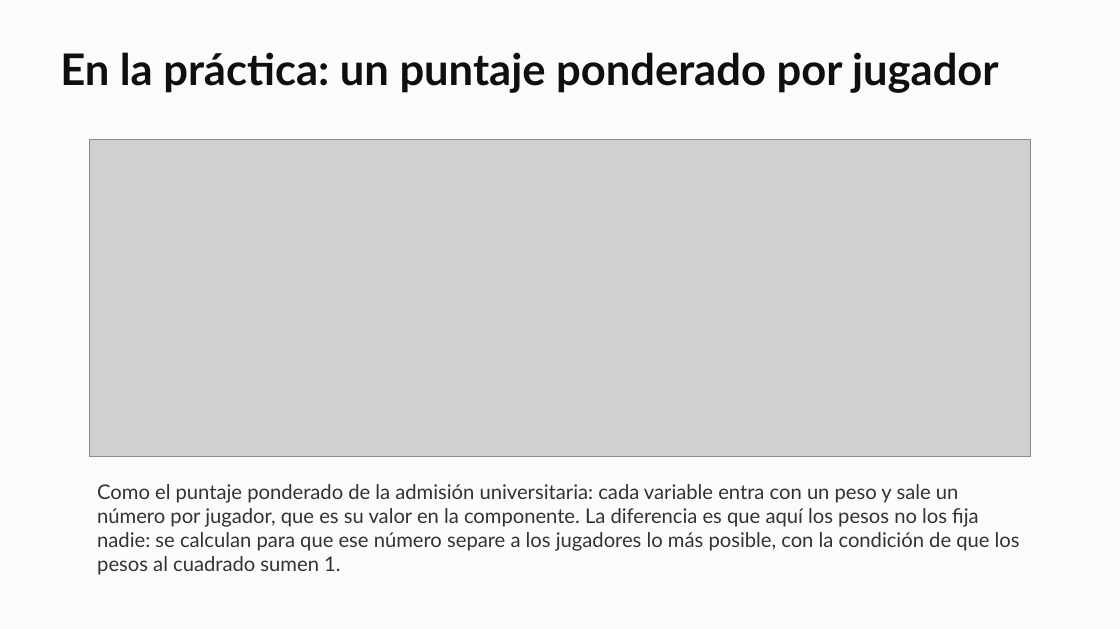
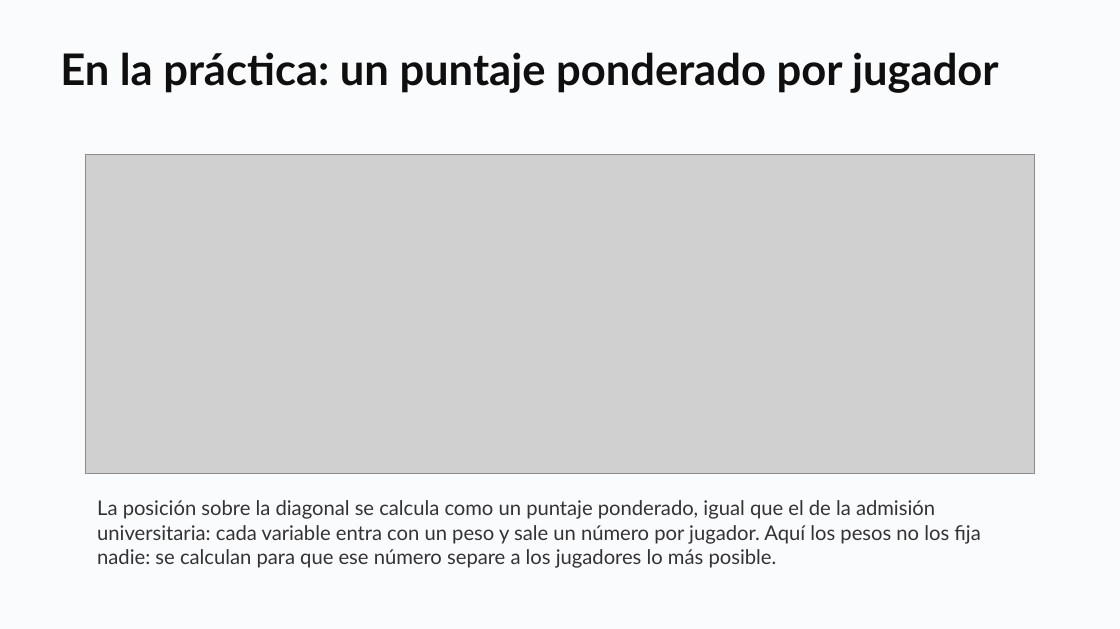
Before and after one commit to daniopitz/diplomado-cdd, a slide deck: slide 14 of presentaciones/clase08_componentes_principales.pptx (slide 11 before the commit). Drawn at 1120x629 pixels with LibreOffice and Linux fonts; fonts in the diff are those of the drawing; grey boxes stand for pictures. Boxes give left, top, right and bottom in pixels: in the first picture for what was removed or moved away, otherwise in the second. Text is boxed around its words. In the diff, an @@ line names an element or a change of style, - is before the commit and + after.

```diff
--- a/presentaciones/clase08_componentes_principales.pptx
+++ b/presentaciones/clase08_componentes_principales.pptx
@@ picture: place and size @@
-picture at box(90, 140, 1032, 457)
+picture at box(85, 155, 1034, 474)
@@ text at box(97, 500, 980, 568): text changed @@
-Como el puntaje ponderado de la admisión universitaria: cada variable entra con un peso y sale un número por jugador, que es su valor en la componente. La diferencia es que aquí los pesos no los fija nadie: se calculan para que ese número separe a los jugadores lo más posible, con la condición de que los pesos al cuadrado sumen 1.
+La posición sobre la diagonal se calcula como un puntaje ponderado, igual que el de la admisión universitaria: cada variable entra con un peso y sale un número por jugador. Aquí los pesos no los fija nadie: se calculan para que ese número separe a los jugadores lo más posible.
```
Also in this commit, not shown: 4 other slides changed, 5 slides added, 1 slide removed, 1 other file.
